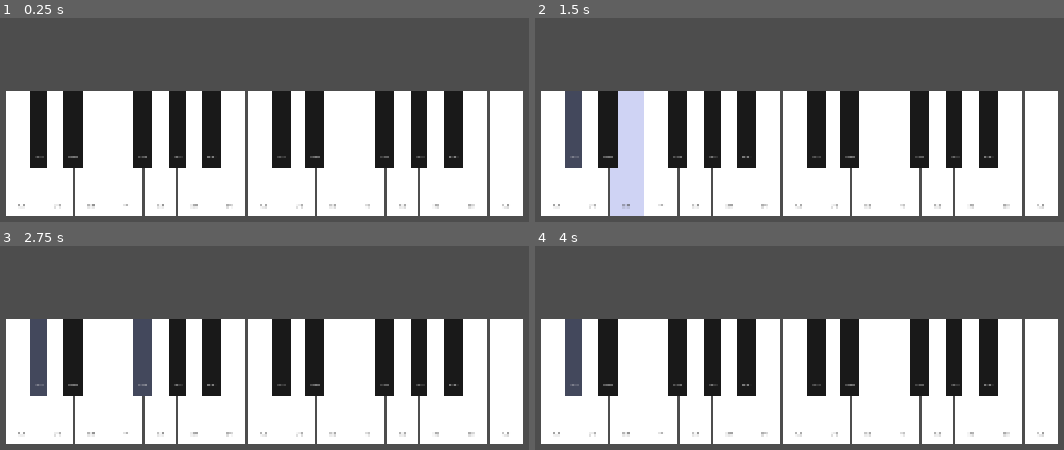
Above: before the commit, frames 1-4 (two rows, left to right).
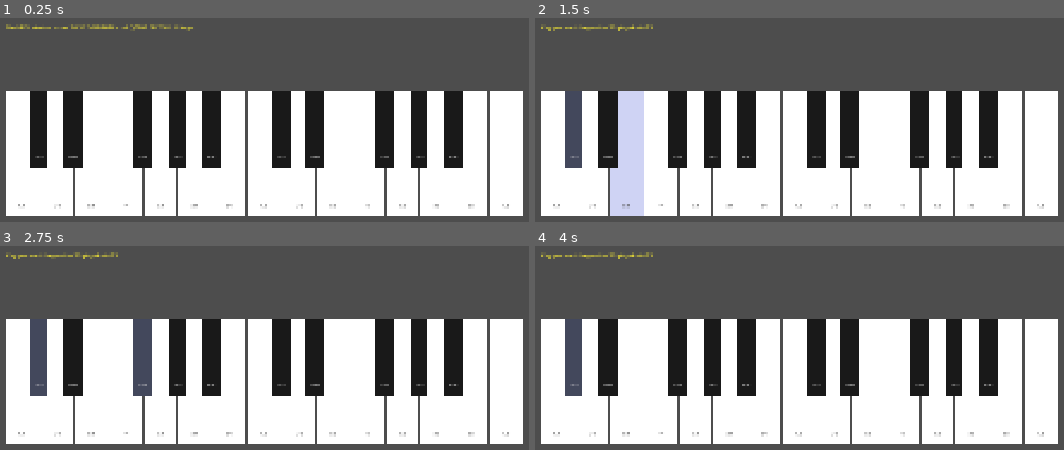
Above: after the commit, the same moments.

Repository: Amoniethian/Piano_Godot_keybord
Game: Godot game, scene res://scenes/main.tscn
The game is run twice, just before and just after one commit, with the same random seed, the same clock (stepped at 60 frames per second) and the same inputs.
Inputs (mouse positions are in pixels of both pictures, inside the frame that each line leads up to):
- Up to frame 1 (0.25 s): no input
- Up to frame 2 (1.5 s): tap Enter at 0.5 s; move the mouse to (556, 154) at 0.52 s; hold D 0.53-1.28 s; tap G at 0.6 s; click (556, 154) at 0.67 s; tap I at 0.8, 1.35 s; tap Space at 1.25 s; move the mouse to (593, 154) at 1.27 s; hold S from 1.28 s (still down); click (593, 154) at 1.42 s
- Up to frame 3 (2.75 s): tap G at 1.55 s; tap Enter at 2 s; move the mouse to (89, 382) at 2.02 s; release S at 2.03 s; hold D from 2.03 s (still down); tap Z at 2.1 s; click (89, 382) at 2.17 s; tap I at 2.3 s
- Up to frame 4 (4 s): move the mouse to (661, 382) at 2.77 s; release D at 2.78 s; hold W 2.78-3.53 s; tap X at 2.85 s; click (661, 382) at 2.92 s; tap G at 3.05 s; tap Space at 3.5 s; move the mouse to (693, 382) at 3.52 s; hold S from 3.53 s (still down); tap C at 3.6 s; click (693, 382) at 3.67 s; tap I at 3.8 s

The runs differ from the first frame. In frame 1, 0.5% of the frame differs, in the area x 1-37%, y 2-7%; in frame 2, 0.2%; in frame 3, 0.2%; in frame 4, 0.2%.

Commit message:
Add on-screen debug label and dual MIDI paths
- Add _debug_label (Label created at runtime) that shows MIDI status,
  device name, and every received note/key directly on screen –
  no logcat needed to diagnose why input is silent.

- Always call OS.open_midi_inputs() on Android regardless of plugin
  state, so Godot's built-in MIDI API acts as a safety fallback.
  When the plugin IS active, InputEventMIDI is suppressed via
  _plugin_midi_active flag to prevent double-triggering.

- _handle_keyboard now prints every key press to the debug label
  (keycode + physical_keycode), making it immediately obvious
  whether hardware keyboard events are arriving at all.

https://claude.ai/code/session_019HKpNN7QXE5yp9cS7E33Cg

Diff:
--- a/scripts/piano_manager.gd
+++ b/scripts/piano_manager.gd
@@ -17,62 +17,97 @@
 var password_image_scene: PackedScene = preload("res://scenes/password_image.tscn")
 
 # Password system is now handled by MusicTeacherSystem.
-# Setting password_solved = true disables the old sequence_detector routing.
 var password_solved: bool = true
 
 # Android MIDI plugin reference (null on desktop)
 var _midi_plugin = null
-
+# True when the plugin is handling MIDI; suppresses InputEventMIDI duplicates.
+var _plugin_midi_active: bool = false
+
+# On-screen debug label (created at runtime so no scene changes needed).
+var _debug_label: Label = null
+
+
+# ── Lifecycle ────────────────────────────────────────────────────────────────
 
 func _ready() -> void:
-	# ── MIDI initialisation ──────────────────────────────────────────────
-	var on_android: bool = OS.get_name() == "Android"
-	print("=== Piano MIDI Init === platform:", OS.get_name())
-
-	if on_android:
+	_setup_debug_label()
+	_init_midi()
+	_create_piano_keys()
+	_register_all_keys()
+
+	var error_path := Config.get_error_sfx_path()
+	if ResourceLoader.exists(error_path):
+		error_sfx.stream = load(error_path)
+
+
+# ── Debug label (shown on-screen so you can diagnose without logcat) ──────────
+
+func _setup_debug_label() -> void:
+	_debug_label = Label.new()
+	_debug_label.position    = Vector2(0, -165)
+	_debug_label.size        = Vector2(1260, 55)
+	_debug_label.horizontal_alignment = HORIZONTAL_ALIGNMENT_LEFT
+	_debug_label.autowrap_mode = TextServer.AUTOWRAP_OFF
+	_debug_label.add_theme_color_override("font_color", Color(1.0, 0.95, 0.2))
+	_debug_label.add_theme_font_size_override("font_size", 15)
+	add_child(_debug_label)
+	_dbg("MIDI: starting up…")
+
+
+func _dbg(text: String) -> void:
+	print(text)
+	if _debug_label:
+		_debug_label.text = text
+
+
+# ── MIDI initialisation ───────────────────────────────────────────────────────
+
+func _init_midi() -> void:
+	var platform := OS.get_name()
+	_dbg("Platform: " + platform)
+
+	if platform == "Android":
+		# ── Path A: custom USB MIDI plugin ──────────────────────────────
 		if Engine.has_singleton("GodotMidiUSB"):
-			print("GodotMidiUSB plugin: LOADED")
+			_plugin_midi_active = true
 			_midi_plugin = Engine.get_singleton("GodotMidiUSB")
-			_midi_plugin.connect("midi_note_on", _on_android_midi_note_on)
-			_midi_plugin.connect("midi_note_off", _on_android_midi_note_off)
+			_midi_plugin.connect("midi_note_on",          _on_android_midi_note_on)
+			_midi_plugin.connect("midi_note_off",         _on_android_midi_note_off)
 			_midi_plugin.connect("midi_device_connected", _on_android_midi_device_connected)
 			_midi_plugin.connect("midi_device_disconnected", _on_android_midi_device_disconnected)
 			_midi_plugin.open_midi_devices()
 			var devices = _midi_plugin.get_connected_devices()
 			if devices.size() > 0:
-				print("Android USB MIDI devices found: ", devices)
+				_dbg("Plugin: OK | Device: " + str(devices[0]))
 			else:
-				print("No USB MIDI device yet – plug in keyboard via Type-C/OTG.")
+				_dbg("Plugin: OK | No device yet – plug in MIDI keyboard")
 		else:
-			push_warning("GodotMidiUSB plugin NOT found on Android. Falling back to built-in MIDI.")
-			print("GodotMidiUSB plugin: NOT FOUND – trying OS.open_midi_inputs() as fallback")
-			OS.open_midi_inputs()
-			var midi_inputs := OS.get_connected_midi_inputs()
-			print("Built-in MIDI inputs: ", midi_inputs)
+			_dbg("Plugin: NOT FOUND – using built-in MIDI fallback")
+
+		# ── Path B: Godot built-in MIDI (runs alongside plugin as fallback) ──
+		# InputEventMIDI is suppressed when the plugin is active (_plugin_midi_active).
+		OS.open_midi_inputs()
+		var builtins := OS.get_connected_midi_inputs()
+		print("Built-in MIDI inputs: ", builtins)
+
 	else:
-		# Desktop: use Godot built-in MIDI (ALSA / CoreMIDI / WinMM)
+		# Desktop
 		OS.open_midi_inputs()
 		var midi_inputs := OS.get_connected_midi_inputs()
 		if midi_inputs.size() > 0:
-			print("MIDI devices found: ", midi_inputs)
+			_dbg("MIDI: " + str(midi_inputs))
 		else:
-			print("No MIDI device found. Using keyboard fallback (Z-M lower, Q-I upper).")
-
-	_create_piano_keys()
-	_register_all_keys()
-
-	# Load error sound (kept for compatibility)
-	var error_path := Config.get_error_sfx_path()
-	if ResourceLoader.exists(error_path):
-		error_sfx.stream = load(error_path)
-
+			_dbg("No MIDI device – use Z/X/C/V/B/N/M and Q/W/E/R/T/Y/U/I keys")
+
+
+# ── Piano key creation ────────────────────────────────────────────────────────
 
 func _create_piano_keys() -> void:
-	# Create white keys
 	var white_index := 0
 	for key_id in Config.WHITE_KEY_ORDER:
 		var key_instance = piano_key_scene.instantiate()
-		key_instance.key_id = key_id
+		key_instance.key_id  = key_id
 		key_instance.is_black = false
 		key_instance.position = Vector2(
 			white_index * (Config.WHITE_KEY_WIDTH + Config.KEY_GAP), 0
@@ -80,14 +115,12 @@
 		white_keys_container.add_child(key_instance)
 		white_index += 1
 
-	# Create black keys on top
 	for key_id in Config.BLACK_KEY_IDS:
 		var key_instance = piano_key_scene.instantiate()
-		key_instance.key_id = key_id
+		key_instance.key_id  = key_id
 		key_instance.is_black = true
-
-		var white_idx: int = Config.BLACK_KEY_AFTER_WHITE[key_id]
-		var white_x: float = white_idx * (Config.WHITE_KEY_WIDTH + Config.KEY_GAP)
+		var white_idx: int   = Config.BLACK_KEY_AFTER_WHITE[key_id]
+		var white_x: float   = white_idx * (Config.WHITE_KEY_WIDTH + Config.KEY_GAP)
 		key_instance.position = Vector2(
 			white_x + Config.WHITE_KEY_WIDTH - Config.BLACK_KEY_WIDTH / 2.0, 0
 		)
@@ -107,24 +140,25 @@
 	key_pressed.emit(pressed_key_id)
 
 
+# ── Input routing ─────────────────────────────────────────────────────────────
+
 func _input(event: InputEvent) -> void:
-	# Handle MIDI input (desktop only; Android uses plugin callbacks)
 	if event is InputEventMIDI:
-		_handle_midi(event)
-		return
-
-	# Keyboard fallback
+		# Skip if the plugin is already handling MIDI (avoids double-trigger).
+		if not _plugin_midi_active:
+			_handle_midi(event)
+		return
+
 	if event is InputEventKey:
 		_handle_keyboard(event)
 
 
-# ── Android MIDI plugin callbacks ────────────────────────────────────────────
+# ── Android MIDI plugin callbacks ─────────────────────────────────────────────
 
 func _on_android_midi_note_on(pitch: int, velocity: int) -> void:
 	var key_id := Config.midi_to_key_id_any_octave(pitch)
-	print("Android MIDI: NoteOn pitch=%d vel=%d -> key_id=%d" % [pitch, velocity, key_id])
+	_dbg("NoteOn pitch=%d vel=%d → key=%d" % [pitch, velocity, key_id])
 	if key_id < 0:
-		push_warning("Android MIDI: pitch %d cannot be mapped to any key" % pitch)
 		return
 	if key_id in key_nodes:
 		key_nodes[key_id].press()
@@ -140,22 +174,22 @@
 
 
 func _on_android_midi_device_connected(device_name: String) -> void:
-	print("Android USB MIDI connected: ", device_name)
+	_dbg("MIDI connected: " + device_name)
 
 
 func _on_android_midi_device_disconnected(device_name: String) -> void:
-	print("Android USB MIDI disconnected: ", device_name)
-
+	_dbg("MIDI disconnected: " + device_name)
+
+
+# ── Built-in MIDI (desktop + Android fallback) ────────────────────────────────
 
 func _handle_midi(event: InputEventMIDI) -> void:
 	var key_id := Config.midi_to_key_id_any_octave(event.pitch)
-	print("MIDI: note=%d message=%d velocity=%d -> key_id=%d" % [
+	_dbg("MIDI note=%d msg=%d vel=%d → key=%d" % [
 		event.pitch, event.message, event.velocity, key_id
 	])
-
 	if key_id < 0:
 		return
-
 	if event.message == MIDI_MESSAGE_NOTE_ON and event.velocity > 0:
 		if key_id in key_nodes:
 			key_nodes[key_id].press()
@@ -166,15 +200,21 @@
 			key_nodes[key_id].release()
 
 
+# ── Computer keyboard fallback ────────────────────────────────────────────────
+
 func _handle_keyboard(event: InputEventKey) -> void:
 	if event.echo:
 		return
 
-	# On Android, physical_keycode can be 0 for USB/Bluetooth keyboards.
-	# Fall back to keycode so hardware keyboards always work.
+	# On Android, physical_keycode is often 0 for USB/BT keyboards.
 	var physical_key: int = event.physical_keycode
 	if physical_key == 0:
 		physical_key = event.keycode
+
+	# Always show what key was pressed so the user can see it on screen.
+	if event.pressed:
+		_dbg("Key pressed: keycode=%d physical=%d" % [event.keycode, event.physical_keycode])
+
 	if physical_key not in Config.KEYBOARD_TO_KEY_ID:
 		return
 
@@ -189,6 +229,8 @@
 			key_nodes[key_id].release()
 
 
+# ── Legacy password helpers ───────────────────────────────────────────────────
+
 func _on_password_step(_step: int, _key_id: int) -> void:
 	pass
 
@@ -199,21 +241,17 @@
 	password_completed.emit()
 
 
-# Legacy reveal (kept for compatibility with Config.is_final_stage path).
 func _reveal_password_images() -> void:
 	var revealed_keys: Dictionary = {}
 	var reveal_index: int = 0
 
 	for step in range(Config.password_sequence.size()):
 		var key_id: int = Config.password_sequence[step]
-
 		if key_id in revealed_keys:
 			continue
-
 		revealed_keys[key_id] = true
 		var delay: float = reveal_index * Config.PASSWORD_REVEAL_DELAY
 		reveal_index += 1
-
 		var timer := get_tree().create_timer(delay)
 		timer.timeout.connect(_spawn_password_circle.bind(key_id))
 
@@ -221,12 +259,9 @@
 func _spawn_password_circle(key_id: int) -> void:
 	if key_id not in key_nodes:
 		return
-
 	var key_node = key_nodes[key_id]
 	var circle = password_image_scene.instantiate()
 	var circle_size := Vector2(50, 50)
-
-	# Center above the key
 	circle.position = key_node.position + Vector2(
 		(key_node.size.x - circle_size.x) / 2.0,
 		-circle_size.y - 10
@@ -237,11 +272,7 @@
 
 # ── Music Teacher System: final reveal ────────────────────────────────────────
 
-## Called by MusicTeacherSystem after level 3 success.
-## sequence   — the level 3 note sequence (used to determine which keys get circles)
-## play_order — the order the player actually pressed the notes (same length as sequence)
 func reveal_final_images(sequence: Array, play_order: Array) -> void:
-	# 1. Collect unique key_ids, sorted by key_id (left→right keyboard order)
 	var unique_keys: Array = []
 	var seen: Dictionary = {}
 	for k in sequence:
@@ -250,8 +281,7 @@
 			unique_keys.append(k)
 	unique_keys.sort()
 
-	# 2. Spawn and reveal circles in keyboard position order, with staggered delay
-	var circle_map: Dictionary = {}  # key_id -> PasswordImage node
+	var circle_map: Dictionary = {}
 	for i in range(unique_keys.size()):
 		var key_id: int = unique_keys[i]
 		var delay: float = i * Config.PASSWORD_REVEAL_DELAY
@@ -259,7 +289,6 @@
 			func(): _spawn_and_store_circle(key_id, circle_map)
 		)
 
-	# 3. After all circles revealed + 1 second, rearrange by play order
 	var total_delay: float = unique_keys.size() * Config.PASSWORD_REVEAL_DELAY + 1.0
 	get_tree().create_timer(total_delay).timeout.connect(
 		func(): _rearrange_circles(circle_map, play_order)
@@ -282,7 +311,6 @@
 
 
 func _rearrange_circles(circle_map: Dictionary, play_order: Array) -> void:
-	# Build ordered list: unique notes in order of first appearance in play_order
 	var ordered: Array = []
 	var seen: Dictionary = {}
 	for k in play_order:
@@ -294,10 +322,7 @@
 	if n == 0:
 		return
 
-	# Target y: same height as initial circle spawn (above keys)
 	var circle_y: float = -60.0
-
-	# Distribute evenly across the piano width
 	var piano_width: float = 15.0 * (Config.WHITE_KEY_WIDTH + Config.KEY_GAP)
 	var spacing: float = piano_width / float(max(n - 1, 1))
 
